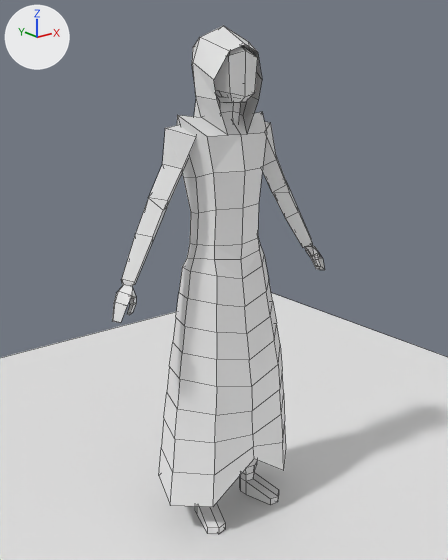
A saved change to the Blender file salemstalker/Assets/3D/charatermodel/cultist.blend.
Rendered twice from a 50 mm camera at (-1.447, -1.799, 1.722) aimed at (-0.065, -0.072, 1.031). The axes (+X, +Y, +Z) are drawn at upper left. The lights are the same throughout. Mesh edges are drawn as thin lines.
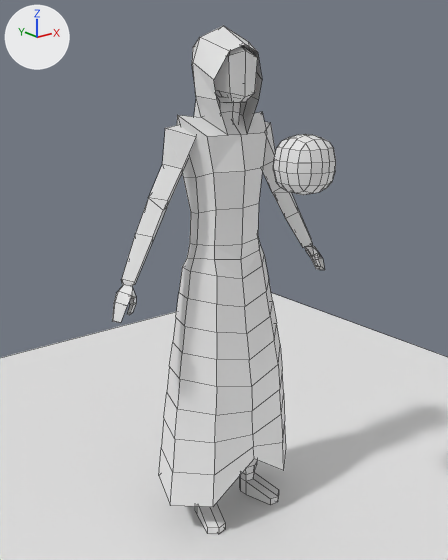
What changed in the scene script:
```text
Add me_cube:
    me_cube.from_pydata(...)  # 96 vertices, 98 faces; spans x -1.0..1.0, y -1.0..1.0, z -1.0..1.0
Add ob_cube_001:
    ob_cube_001 = bpy.data.objects.new('Cube.001', me_cube)
    ob_cube_001.location = (0.008, -0.391, 1.481)
    ob_cube_001.scale = (0.0933, 0.0933, 0.0933)
```

Where the change shows, as pixel boxes (x1, y1, x2, y2) in the pictures (448 x 560 px):
'Cube.001', added: after (273, 134, 336, 195)
